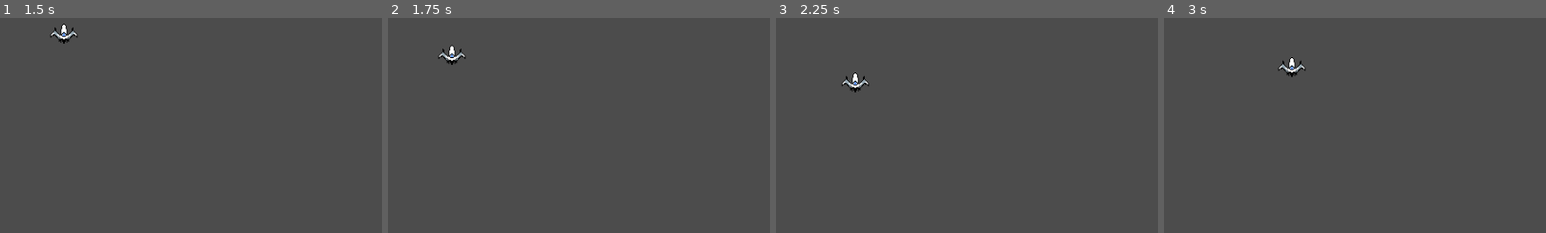
Above: before the commit, frames 1-4 (left to right).
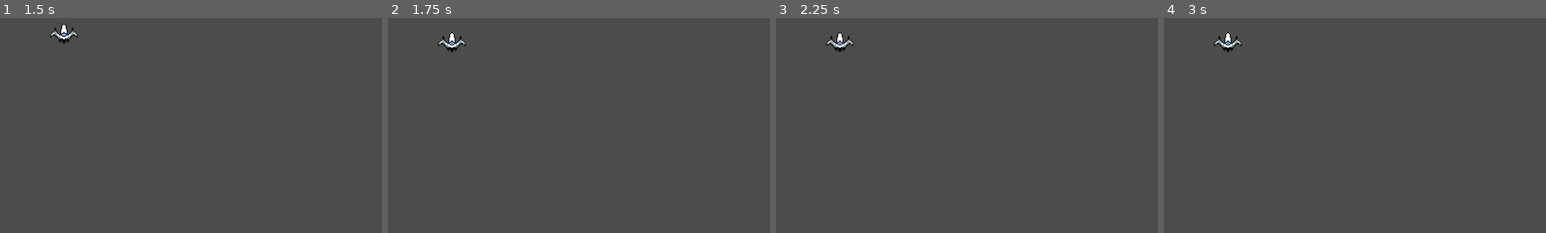
Above: after the commit, the same moments.

Repository: batomow/spaceinvaders
Game: Godot game, scene res://Scenes/Main.tscn
Two runs of this game, one before a commit and one after it. Both use one fixed random seed, a clock stepped at 60 frames per second and the inputs below.
Inputs:
- Up to frame 1 (1.5 s): tap Enter at 0.5 s; hold D 0.53-1.28 s; hold 1 0.53-1.28 s; tap 4 at 0.8, 1.35 s; hold S from 1.28 s (still down)
- Up to frame 2 (1.75 s): keep holding S; tap 2 at 1.55 s
- Up to frame 3 (2.25 s): release S at 2.03 s; hold D from 2.03 s (still down); hold 2 from 2.03 s (still down)
- Up to frame 4 (3 s): tap 3 at 2.3, 2.85 s; release D at 2.78 s; release 2 at 2.78 s; hold W from 2.78 s (still down)
The pictures show only the part of the screen within x 0-50%, y 0-50%; the shares and areas given below are measured in that part.

Frame 1 is identical in both runs. In frame 2, 0.5% of the frame differs, in the area x 13-21%, y 6-22%; in frame 3, 0.6%, in the area x 13-25%, y 6-35%; in frame 4, 0.6%.

Commit message:
Adds 'state' custom node

Diff:
--- /dev/null
+++ b/El Santo/State.gd
@@ -0,0 +1,61 @@
+extends Node
+class_name State
+
+var target: Object = null
+var machine: State = null
+var current: State = null
+var next: State
+var states:Dictionary = {}
+var substates: Array = []
+
+export (int, "root", "machine", "state") var type = 2
+export (bool) var reset_on_quit = 1
+export (int) var default_node = 0
+export (NodePath) var target_path = null
+
+func _set_target(_target:Object, _machine:State = null):
+	target = _target
+	machine = _machine
+	substates = get_children()
+	if substates:
+		next = substates[default_node]
+	for state in substates:
+		(state as State)._set_target(target, (self as State))
+		states[state.name] = (state as State)
+
+func _ready():
+	if type == 0: # if root
+		_set_target(get_node(target_path))
+
+func enter():
+	pass
+
+func execute(_delta):
+	if current:
+		current.execute(_delta)
+	if current != next:
+		switch()
+
+func evaluate(_delta):
+	if current:
+		current.evaluate(_delta)
+
+func exit():
+	if type == 1:
+		stop()
+
+func stop():
+	if current:
+		current.exit()
+	current = null
+	if reset_on_quit:
+		if substates:
+			next = substates[default_node]
+
+
+func switch():
+	if current:
+		current.exit()
+	current = next
+	if current:
+		current.enter()
--- a/Scenes/Main.tscn
+++ b/Scenes/Main.tscn
@@ -1,7 +1,14 @@
-[gd_scene load_steps=4 format=2]
+[gd_scene load_steps=11 format=2]
 
 [ext_resource path="res://Art/spaceshit-white.png" type="Texture" id=1]
-[ext_resource path="res://Scenes/Move.tscn" type="PackedScene" id=2]
+[ext_resource path="res://El Santo/State.gd" type="Script" id=2]
+[ext_resource path="res://Scripts/Move.gd" type="Script" id=3]
+[ext_resource path="res://Scripts/Player.gd" type="Script" id=4]
+[ext_resource path="res://Scripts/Trapped.gd" type="Script" id=5]
+[ext_resource path="res://Scripts/Dead.gd" type="Script" id=6]
+[ext_resource path="res://Scripts/substate2.gd" type="Script" id=7]
+[ext_resource path="res://Scripts/substate.gd" type="Script" id=8]
+[ext_resource path="res://Scripts/Last.gd" type="Script" id=9]
 
 [sub_resource type="CircleShape2D" id=1]
 radius = 11.0049
@@ -14,11 +21,39 @@
 [node name="Camera2D" type="Camera2D" parent="."]
 
 [node name="Player" type="KinematicBody2D" parent="."]
-
-[node name="Move" parent="Player" instance=ExtResource( 2 )]
+script = ExtResource( 4 )
 
 [node name="CollisionShape2D" type="CollisionShape2D" parent="Player"]
 shape = SubResource( 1 )
 
 [node name="Sprite" type="Sprite" parent="Player"]
 texture = ExtResource( 1 )
+
+[node name="Machine" type="Node" parent="Player"]
+script = ExtResource( 2 )
+type = 0
+target_path = NodePath("..")
+
+[node name="move" type="Node" parent="Player/Machine"]
+script = ExtResource( 3 )
+speed = 100.0
+
+[node name="trapped" type="Node" parent="Player/Machine"]
+script = ExtResource( 5 )
+
+[node name="dead" type="Node" parent="Player/Machine"]
+script = ExtResource( 6 )
+
+[node name="machine" type="Node" parent="Player/Machine"]
+script = ExtResource( 2 )
+type = 1
+reset_on_quit = false
+
+[node name="substate" type="Node" parent="Player/Machine/machine"]
+script = ExtResource( 8 )
+
+[node name="substate2" type="Node" parent="Player/Machine/machine"]
+script = ExtResource( 7 )
+
+[node name="last" type="Node" parent="Player/Machine"]
+script = ExtResource( 9 )
--- a/Scenes/Move.tscn
+++ /dev/null
@@ -1,9 +0,0 @@
-[gd_scene load_steps=2 format=2]
-
-[sub_resource type="GDScript" id=1]
-script/source = "extends \"res://Scripts/move_edit.gd\"
-
-"
-
-[node name="Move" type="Node"]
-script = SubResource( 1 )
--- /dev/null
+++ b/Scripts/Dead.gd
@@ -0,0 +1,11 @@
+extends State
+
+func enter():
+    print("dead")
+
+
+func evaluate(_delta):
+    if Input.is_key_pressed(KEY_1):
+        machine.next = machine.states['move']
+    if Input.is_key_pressed(KEY_4):
+        machine.next = machine.states['machine']
--- a/Scripts/ElSanto.gd
+++ /dev/null
@@ -1,3 +0,0 @@
-extends Node
-
-class_name El_Santo
--- /dev/null
+++ b/Scripts/Last.gd
@@ -0,0 +1,8 @@
+extends State
+
+func enter():
+    print("last state")
+
+func evaluate(_delta):
+    if Input.is_key_pressed(KEY_1):
+        machine.next = machine.states['move']
--- /dev/null
+++ b/Scripts/Move.gd
@@ -0,0 +1,16 @@
+extends "res://El Santo/State.gd"
+
+var direction := Vector2()
+export (float) var speed
+
+func enter():
+	print("moving")
+
+func evaluate(_delta):
+	direction.x = int(Input.is_key_pressed(KEY_D)) - int(Input.is_key_pressed(KEY_A))
+	direction.y = int(Input.is_key_pressed(KEY_S)) - int(Input.is_key_pressed(KEY_W))
+	if Input.is_key_pressed(KEY_2):
+		machine.next = machine.states['trapped']
+
+func execute(_delta):
+	target.position += direction * speed * _delta
--- /dev/null
+++ b/Scripts/Player.gd
@@ -0,0 +1,9 @@
+extends KinematicBody2D
+
+onready var machine: State = get_node('Machine')
+
+func _process(delta):
+	machine.evaluate(delta)
+
+func _physics_process(delta):
+	machine.execute(delta)
--- /dev/null
+++ b/Scripts/Trapped.gd
@@ -0,0 +1,8 @@
+extends State
+
+func enter():
+	print("trapped")
+
+func evaluate(_delta):
+	if Input.is_key_pressed(KEY_3):
+		machine.next = machine.states['dead']
--- a/Scripts/move_edit.gd
+++ /dev/null
@@ -1,16 +0,0 @@
-extends El_Santo
-
-class_name  Move
-var direction := Vector2()
-var target: Node2D
-export(int) var speed = 100
-
-func _ready():
-	target = get_parent()
-
-func _process(_delta):
-	direction.x = int(Input.is_key_pressed(KEY_D)) - int(Input.is_key_pressed(KEY_A))
-	direction.y = int(Input.is_key_pressed(KEY_S)) - int(Input.is_key_pressed(KEY_W))
-
-func _physics_process(delta):
-	target.position += direction * speed * delta
--- /dev/null
+++ b/Scripts/substate.gd
@@ -0,0 +1,8 @@
+extends State
+
+func enter():
+    print("substate")
+
+func evaluate(_delta):
+    if Input.is_key_pressed(KEY_6):
+        machine.next = machine.states['substate2']
--- /dev/null
+++ b/Scripts/substate2.gd
@@ -0,0 +1,12 @@
+extends State
+
+func enter():
+	print("substate2")
+
+func evaluate(_delta):
+	if Input.is_key_pressed(KEY_5):
+		machine.next = machine.states['substate']
+	if Input.is_key_pressed(KEY_1):
+		machine.machine.next = machine.machine.states['move']
+	if Input.is_key_pressed(KEY_7):
+		machine.machine.next = machine.machine.states['last']
--- a/project.godot
+++ b/project.godot
@@ -10,18 +10,12 @@
 
 _global_script_classes=[ {
 "base": "Node",
-"class": "El_Santo",
+"class": "State",
 "language": "GDScript",
-"path": "res://Scripts/ElSanto.gd"
-}, {
-"base": "El_Santo",
-"class": "Move",
-"language": "GDScript",
-"path": "res://Scripts/move_edit.gd"
+"path": "res://El Santo/State.gd"
 } ]
 _global_script_class_icons={
-"El_Santo": "",
-"Move": ""
+"State": ""
 }
 
 [application]
